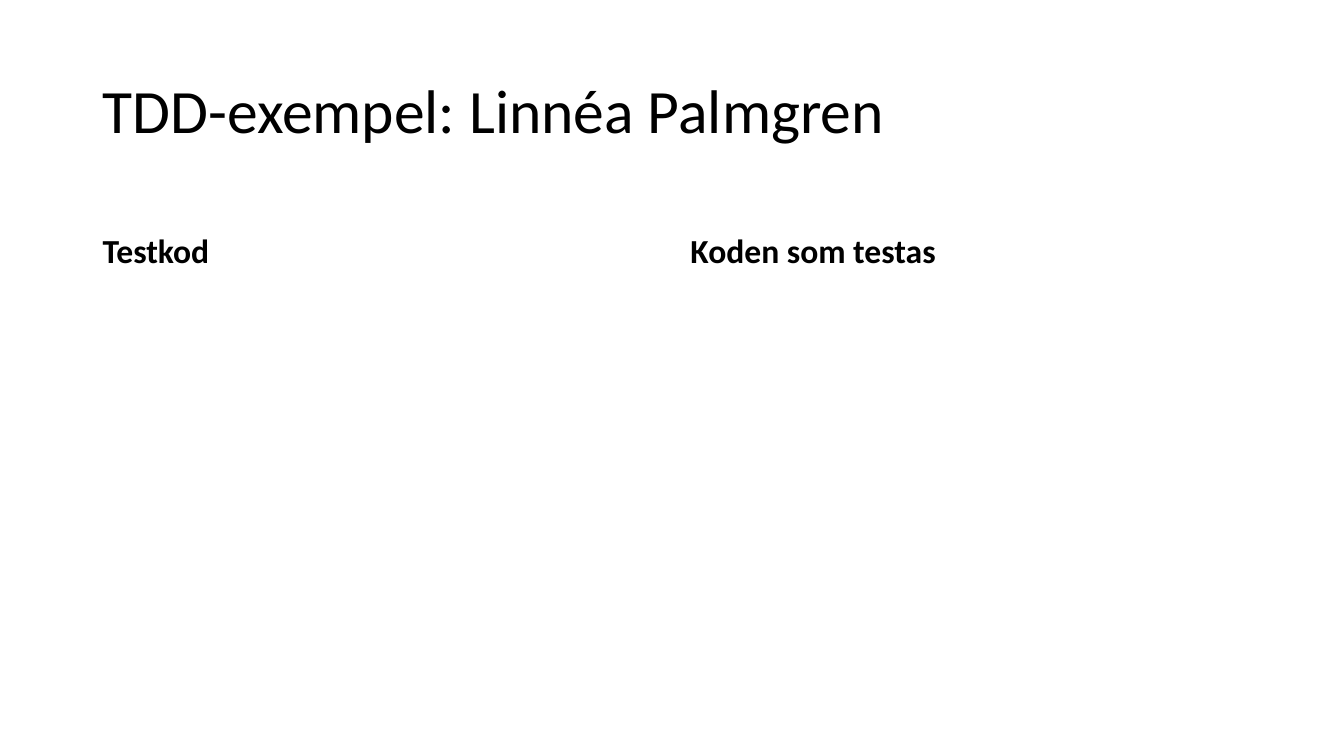
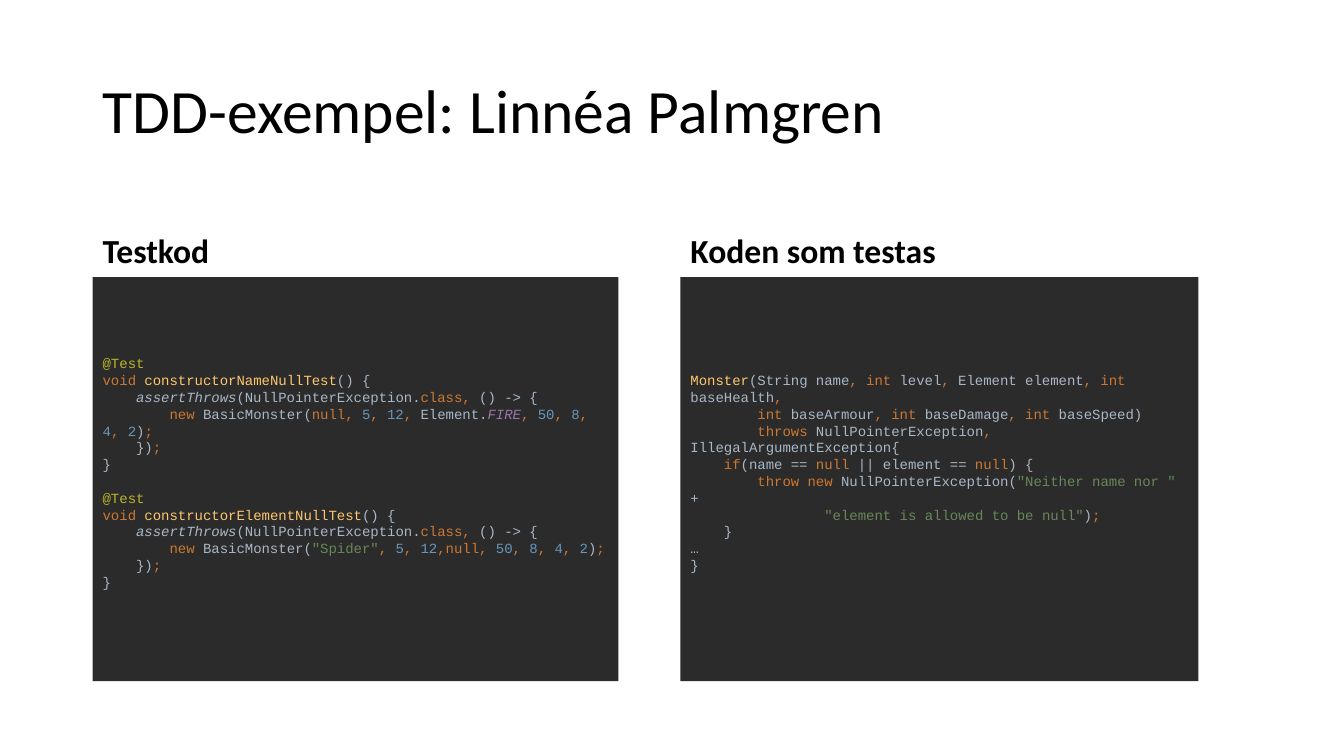
Before and after one commit to knopp10000/Inte_Roligt, a slide deck: slide 9 of slutredovisning.pptx (slide 5 before the commit). Drawn at 1344x756 pixels with LibreOffice and Linux fonts; fonts in the diff are those of the drawing. Boxes give left, top, right and bottom in pixels: in the first picture for what was removed or moved away, otherwise in the second. Text is boxed around its words. In the diff, an @@ line names an element or a change of style, - is before the commit and + after.

```diff
--- a/slutredovisning.pptx
+++ b/slutredovisning.pptx
@@ text added at [93,272,619,687], fill #2B2B2B, 10 pt, text #A9B7C6 @@
+@Test
+void constructorNameNullTest() {
+assertThrows(NullPointerException.class, () -> {
+new BasicMonster(null, 5, 12, Element.FIRE, 50, 8, 4, 2);
+});
+}
+@Test
+void constructorElementNullTest() {
+assertThrows(NullPointerException.class, () -> {
+new BasicMonster("Spider", 5, 12,null, 50, 8, 4, 2);
+});
+}
@@ text added at [681,272,1199,687], fill #2B2B2B, 10 pt, text #A9B7C6 @@
+Monster(String name, int level, Element element, int baseHealth,
+int baseArmour, int baseDamage, int baseSpeed)
+throws NullPointerException, IllegalArgumentException{
+if(name == null || element == null) {
+throw new NullPointerException("Neither name nor " +
+"element is allowed to be null");
+}
+…
+}
```
Also in this commit, not shown: 2 slides added.
